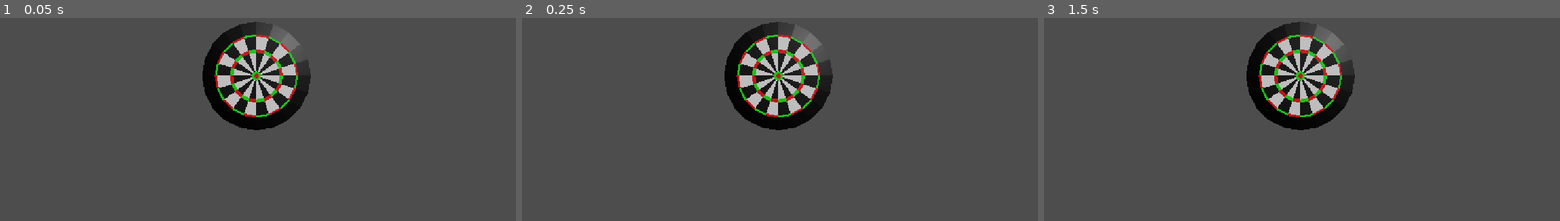
Above: before the commit, frames 1-3 (left to right).
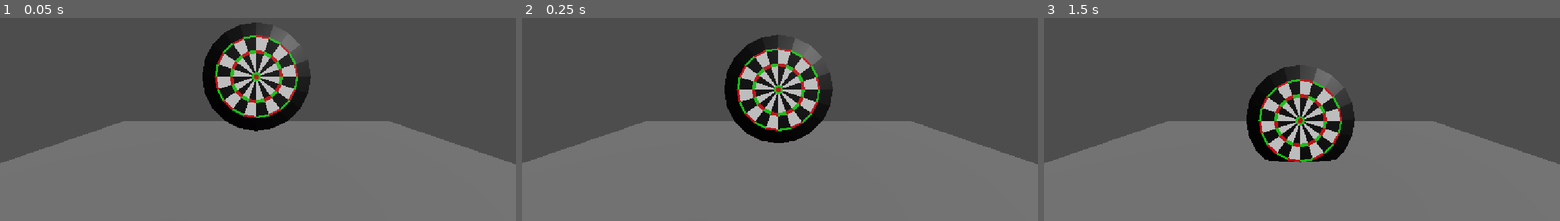
Above: after the commit, the same moments.

Repository: nugamestudioclub/dartuna
Game: Godot game, scene res://scenes/marco_dev_scene.tscn
The game is run twice, just before and just after one commit, with the same random seed, the same clock (stepped at 60 frames per second) and the same inputs.
Inputs:
- Up to frame 1 (0.05 s): no input
- Up to frame 2 (0.25 s): no input
- Up to frame 3 (1.5 s): tap Enter at 1.25 s

The runs differ from the first frame. In frame 1, 45% of the frame differs, in the area x 0-100%, y 1-100%; in frame 2, 49%; in frame 3, 51%.

Commit message:
gravity test

Diff:
--- a/scenes/marco_dev_scene.tscn
+++ b/scenes/marco_dev_scene.tscn
@@ -1,24 +1,42 @@
 [gd_scene format=3 uid="uid://uyly63xgnnrh"]
 
+[ext_resource type="Script" uid="uid://dg817pqu5dgrj" path="res://scripts/dartboard.gd" id="1_o01bi"]
 [ext_resource type="ArrayMesh" uid="uid://ud46o5j7u2px" path="res://assets/models/3D Models/DartBoard_Low_Poly_Cylinder_001.res" id="1_r6vnx"]
 
-[sub_resource type="BoxShape3D" id="BoxShape3D_r6vnx"]
-size = Vector3(0.33843994, 1, 1)
+[sub_resource type="CylinderShape3D" id="CylinderShape3D_o01bi"]
+height = 0.20935059
+
+[sub_resource type="BoxMesh" id="BoxMesh_o01bi"]
+
+[sub_resource type="BoxShape3D" id="BoxShape3D_o01bi"]
 
 [node name="MarcoDevScene" type="Node3D" unique_id=374469153]
 
 [node name="RigidBody3D" type="CharacterBody3D" parent="." unique_id=844168675]
+script = ExtResource("1_o01bi")
 
 [node name="MeshInstance3D" type="MeshInstance3D" parent="RigidBody3D" unique_id=717482598]
 transform = Transform3D(-4.371139e-08, 0.17462939, 0, -1, -7.633293e-09, 0, 0, 0, 1, 0, 0, 0)
 mesh = ExtResource("1_r6vnx")
 
-[node name="CollisionShape3D" type="CollisionShape3D" parent="RigidBody3D" unique_id=45856196]
-transform = Transform3D(1, 0, 0, 0, 1, 0, 0, 0, 1, -0.0030822754, 0, 0)
-shape = SubResource("BoxShape3D_r6vnx")
+[node name="CollisionShape3D" type="CollisionShape3D" parent="RigidBody3D" unique_id=1327332812]
+transform = Transform3D(-8.742278e-08, -2, 0, 2, -8.742278e-08, 0, 0, 0, 2, -0.004272461, -1.867555e-10, 0)
+shape = SubResource("CylinderShape3D_o01bi")
 
 [node name="Camera3D" type="Camera3D" parent="." unique_id=977305428]
 transform = Transform3D(0.007884616, 0, 0.99996895, 0, 1, 0, -0.99996895, 0, 0.007884616, 4.720353, 0, 0)
 
 [node name="DirectionalLight3D" type="DirectionalLight3D" parent="." unique_id=1139474640]
 transform = Transform3D(-0.623832, -0.46395704, 0.6289495, -0.017306076, 0.8127405, 0.5823688, -0.7813668, 0.3524156, -0.5150428, 2.6764286, 0, -3.717342)
+
+[node name="Node3D" type="Node3D" parent="." unique_id=703152101]
+transform = Transform3D(7.9734836, 0, 0, 0, 0.28295743, 0, 0, 0, 12.138533, 0, -2.2148046, 0)
+
+[node name="MeshInstance3D" type="MeshInstance3D" parent="Node3D" unique_id=1028815789]
+transform = Transform3D(0.99999994, 0, 0, 0, 0.99999994, 0, 0, 0, 0.99999994, 0, 0, 0)
+mesh = SubResource("BoxMesh_o01bi")
+
+[node name="StaticBody3D" type="StaticBody3D" parent="Node3D" unique_id=449677142]
+
+[node name="CollisionShape3D" type="CollisionShape3D" parent="Node3D/StaticBody3D" unique_id=2139709652]
+shape = SubResource("BoxShape3D_o01bi")
--- /dev/null
+++ b/scripts/dartboard.gd
@@ -0,0 +1,16 @@
+extends CharacterBody3D
+
+
+# Called when the node enters the scene tree for the first time.
+func _ready() -> void:
+	pass # Replace with function body.
+
+
+# Called every frame. 'delta' is the elapsed time since the previous frame.
+func _process(delta: float) -> void:
+	pass
+var gravity = ProjectSettings.get_setting("physics/3d/default_gravity")
+func _physics_process(delta: float) -> void:
+	if not is_on_floor():
+		velocity.y -= gravity * delta;
+	move_and_slide()
Not shown, added: scripts/dartboard.gd.uid
